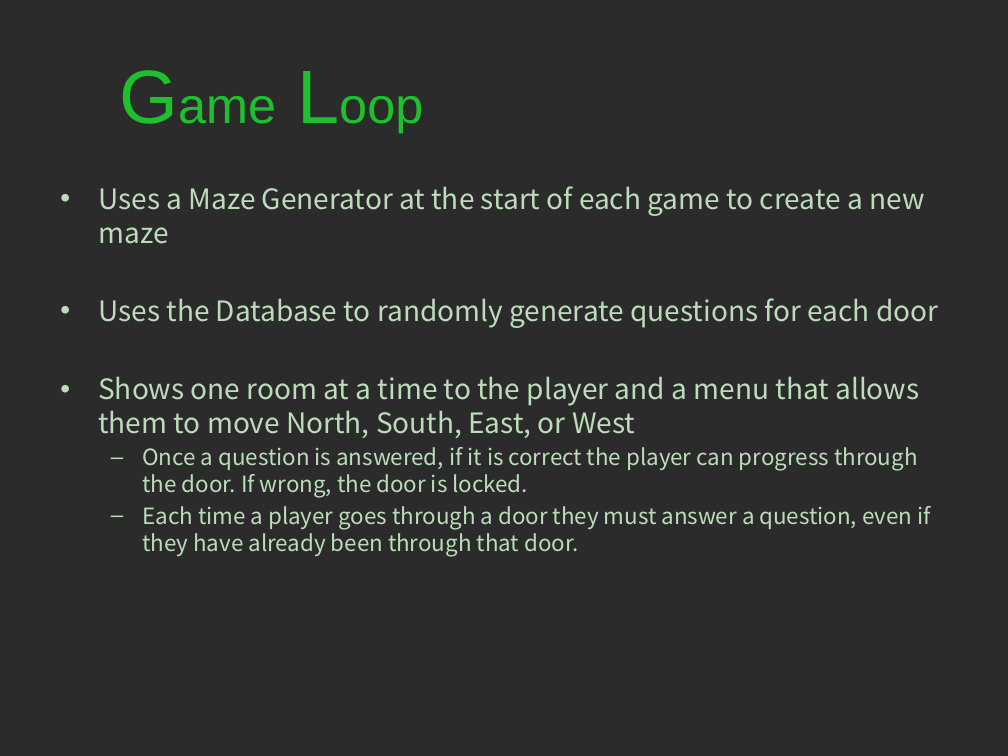
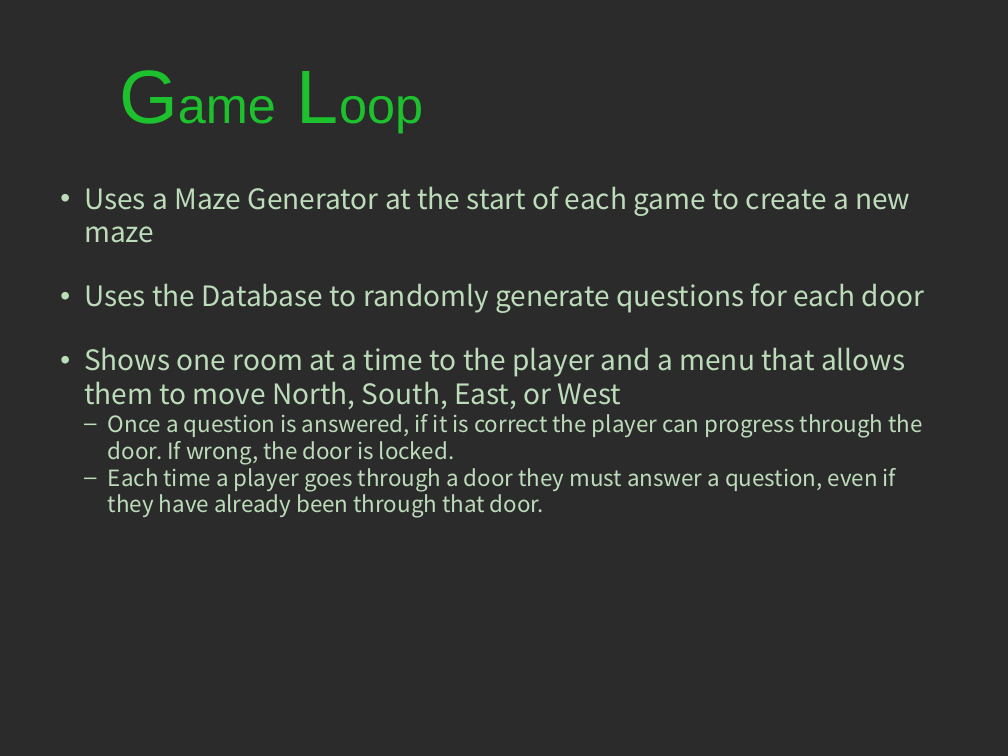
Before and after one commit to lhumphreys/TriviaMaze, a slide deck: slide 3 of TriviaMazePresentation.pptx. Drawn at 1008x756 pixels with LibreOffice and Linux fonts; fonts in the diff are those of the drawing; background and template pictures are left out; a plain dark background stands for a picture behind light text. Boxes give left, top, right and bottom in pixels: in the first picture for what was removed or moved away, otherwise in the second. Text is boxed around its words. In the diff, an @@ line names an element or a change of style, - is before the commit and + after.

Commit message:
Presentation updates

```diff
--- a/TriviaMazePresentation.pptx
+++ b/TriviaMazePresentation.pptx
@@ text "Uses a Maze Generator at ..." at box(84, 186, 924, 518): indent changed; less space between paragraphs @@
```
Also in this commit, not shown: 1 other slide changed, 7 slides added, 1 slide removed.
